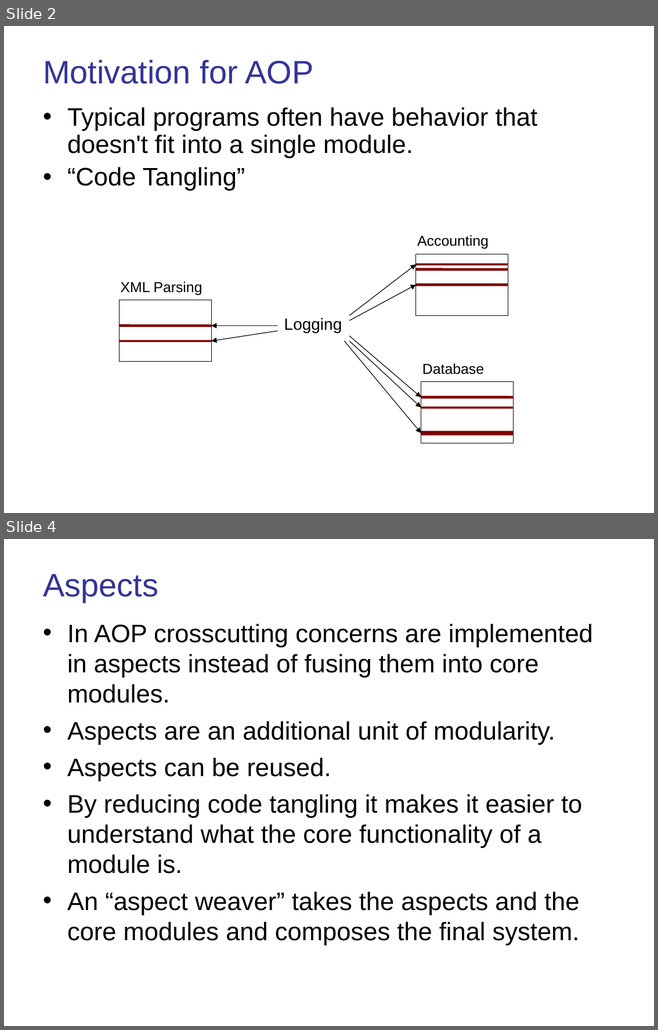
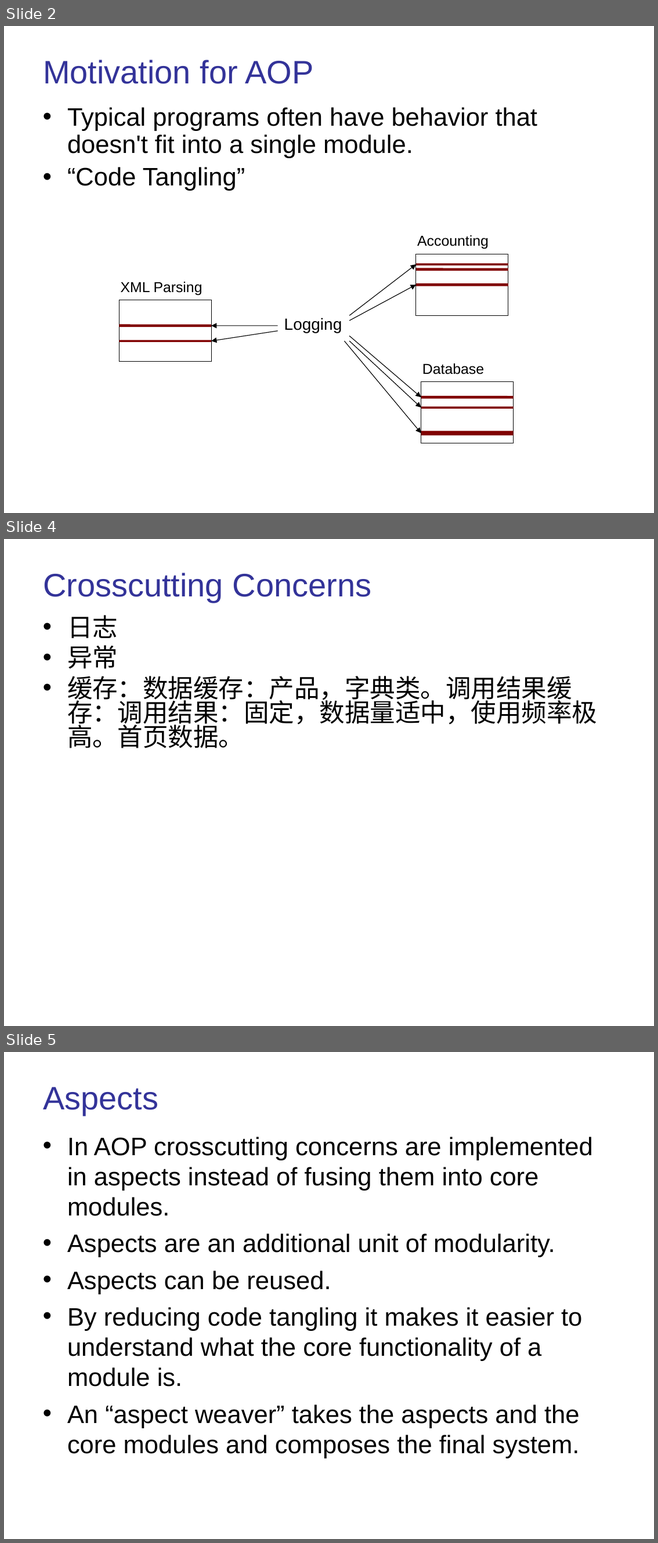
Before and after one commit to baiyuqi/course-space, a slide deck: document/讲义（ppt）/面向切面编程.ppt. Shown one above the other, each under a label of ours: slides 2 and 4 before the commit, slides 2, 4 and 5 after it; the slides between them are not shown. The pictures are 658x1030 and 658x1543 pixels, drawn with LibreOffice and Linux fonts; fonts in the diff are those of the drawing. Boxes give left, top, right and bottom in pixels: in the first picture for what was removed or moved away, otherwise in the second. Text is boxed around its words. In the diff, an @@ line names an element or a change of style, - is before the commit and + after.

```diff
--- a/document/讲义（ppt）/面向切面编程.ppt
+++ b/document/讲义（ppt）/面向切面编程.ppt
@@ slide 4 added at (x1=4, y1=539, x2=654, y2=1026), background #FFFFFF @@
@@ title added at (x1=36, y1=559, x2=621, y2=609), outline #FFFFFF 0.74 pt, 36 pt, text #333399 @@
+Crosscutting Concerns
@@ text added at (x1=67, y1=615, x2=597, y2=748), 28 pt, text #000000 @@
+• 日志
+• 异常
+• 缓存：数据缓存：产品，字典类。调用结果缓存：调用结果：固定，数据量适中，使用频率极高。首页数据。
@@ what was slide 4 is now slide 5 @@
```
Also in this commit, not shown: 21 slides changed, 2 other slides added, 26 other files.
